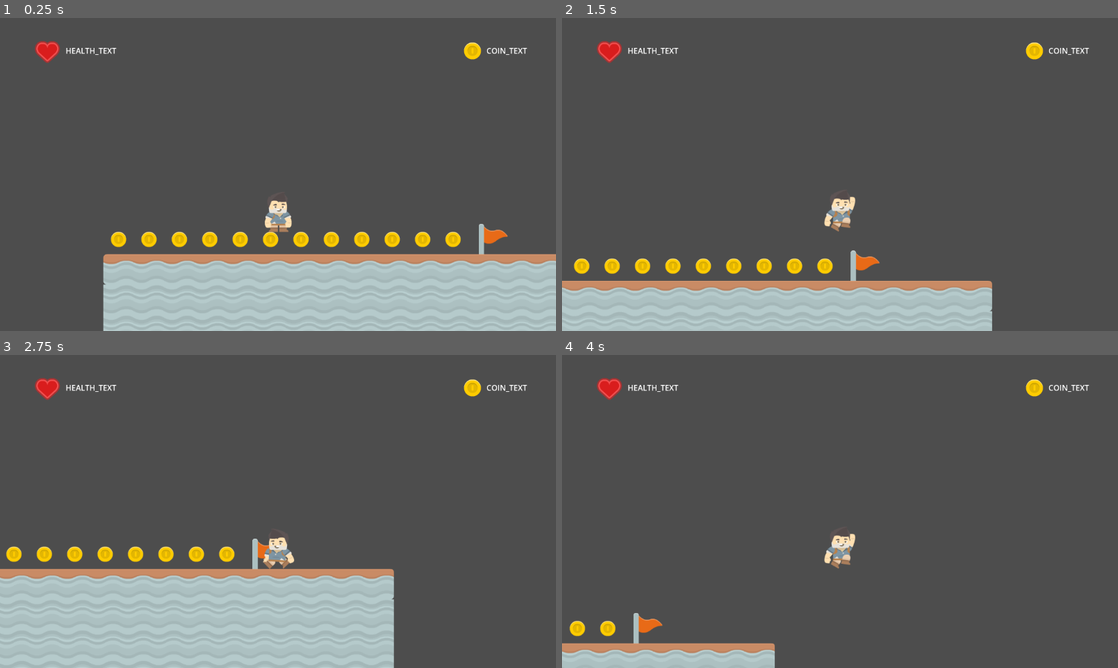
Above: before the commit, frames 1-4 (two rows, left to right).
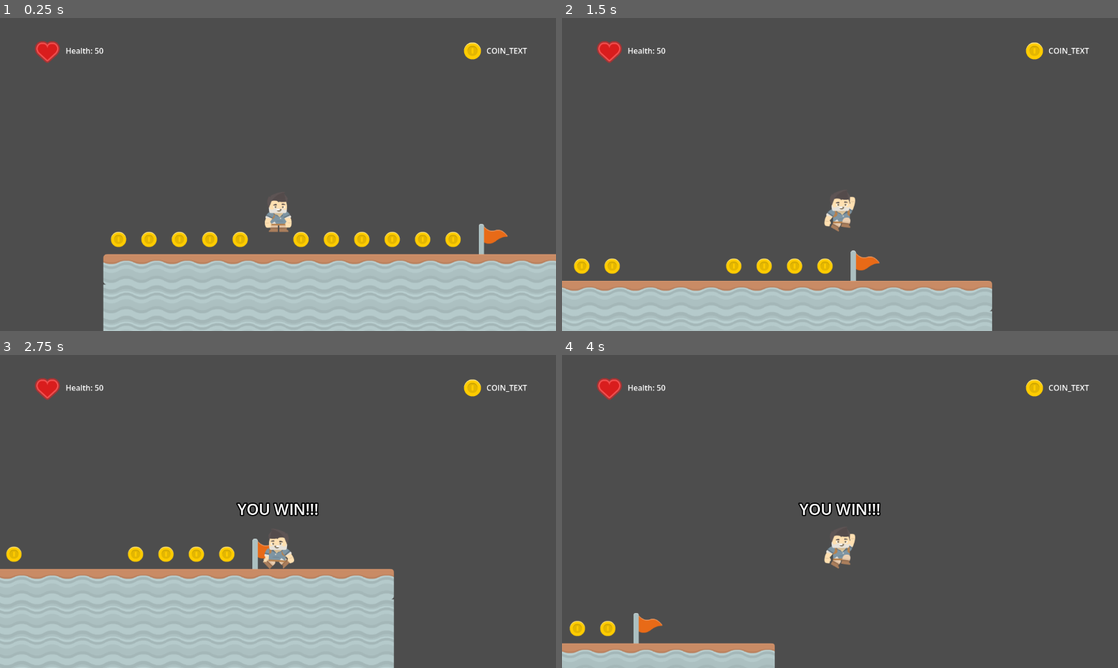
Above: after the commit, the same moments.

Repository: CBKain23/godotprojectplayground
Game: Godot game, scene res://levels/test_flag_stage.tscn
Same seed, same stepped clock (60 frames per second), same inputs: the game is played once before the commit and once after it. This scene is started directly instead of the project's main scene.
Inputs:
- Up to frame 1 (0.25 s): no input
- Up to frame 2 (1.5 s): hold Right (move_right) from 0.53 s (still down); tap Space (jump) at 0.77 s
- Up to frame 3 (2.75 s): tap Space (jump) at 1.52 s; release Right (move_right) at 2.03 s; hold Left (move_left) from 2.03 s (still down)
- Up to frame 4 (4 s): release Left (move_left) at 2.78 s; hold Right (move_right) from 2.78 s (still down); tap Space (jump) at 3.02, 3.77 s

The runs differ from the first frame. In frame 1, 0.2% of the frame differs, in the area x 12-51%, y 9-74%; in frame 2, 0.4%; in frame 3, 0.9%, in the area x 6-58%, y 9-67%; in frame 4, 0.6%.
Error before the commit: Invalid access to property or key 'points' on a base object of type 'Nil'. (res://scripts/p_hud.gd:21)

Commit message:
Trying to change how loading levels works

Diff:
--- a/game objects/game_manager.tscn
+++ b/game objects/game_manager.tscn
@@ -3,12 +3,17 @@
 [ext_resource type="Script" uid="uid://dymq4l67v7lro" path="res://scripts/game_manager.gd" id="1_5vyem"]
 [ext_resource type="PackedScene" uid="uid://ddyxt1rwmgkuk" path="res://game objects/point_system.tscn" id="3_17rfg"]
 [ext_resource type="PackedScene" uid="uid://ckg5dsigg8bue" path="res://sounds/sound_system.tscn" id="3_76e68"]
+[ext_resource type="PackedScene" uid="uid://cuw7ik57mx48c" path="res://levels/level_manager.tscn" id="4_17rfg"]
 
-[node name="GameManager" type="Node" unique_id=1030829118 node_paths=PackedStringArray("sound", "points")]
+[node name="GameManager" type="Node" unique_id=1030829118 node_paths=PackedStringArray("sound", "points", "level")]
 script = ExtResource("1_5vyem")
 sound = NodePath("SoundSystem")
 points = NodePath("PointSystem")
+level = NodePath("LevelManager")
 
 [node name="PointSystem" parent="." unique_id=711780399 instance=ExtResource("3_17rfg")]
 
 [node name="SoundSystem" parent="." unique_id=1675318178 instance=ExtResource("3_76e68")]
+
+[node name="LevelManager" parent="." unique_id=765872877 instance=ExtResource("4_17rfg")]
+level = 1
--- a/levels/level_manager.tscn
+++ b/levels/level_manager.tscn
@@ -1,8 +1,33 @@
 [gd_scene format=3 uid="uid://cuw7ik57mx48c"]
 
 [ext_resource type="Script" uid="uid://4uw0njr6x3ry" path="res://scripts/level_manager.gd" id="1_hvuti"]
+[ext_resource type="PackedScene" uid="uid://bn3d83p6ojjfa" path="res://levels/2d_playground_space.tscn" id="2_k4541"]
 [ext_resource type="PackedScene" uid="uid://cxkwojq8evfm3" path="res://levels/test_flag_stage.tscn" id="3_k4541"]
+[ext_resource type="Script" uid="uid://dblv6qgfbfout" path="res://scripts/main_menu.gd" id="4_6qk6f"]
+[ext_resource type="PackedScene" uid="uid://cni1y5uyx8mki" path="res://game objects/game_manager.tscn" id="5_fa8ul"]
+
+[sub_resource type="LabelSettings" id="LabelSettings_gl0q7"]
+font_size = 45
+outline_size = 19
+outline_color = Color(0, 0, 0, 1)
+
+[sub_resource type="PackedScene" id="PackedScene_3uyut"]
+_bundled = {
+"conn_count": 2,
+"conns": PackedInt32Array(3, 0, 36, 35, 2, 0, 0, 4, 0, 36, 37, 2, 0, 0),
+"editable_instances": [],
+"id_paths": [],
+"names": PackedStringArray("MainMenu", "script", "manager", "scene", "month", "day", "year", "CanvasLayer", "MainControl", "layout_mode", "anchors_preset", "anchor_right", "anchor_bottom", "grow_horizontal", "grow_vertical", "Control", "TitleText", "anchor_left", "offset_left", "offset_top", "offset_right", "offset_bottom", "text", "label_settings", "Label", "StartGame", "anchor_top", "theme_override_font_sizes/font_size", "Button", "ExitGame", "BuildDate", "unique_name_in_owner", "horizontal_alignment", "vertical_alignment", "GameManager", "_on_start_game_pressed", "pressed", "_on_exit_game_pressed"),
+"node_count": 7,
+"node_ids": PackedInt32Array(1066006091, 1976934822, 373506955, 1261328497, 1351893815, 1213844009, 1030829118),
+"node_paths": [],
+"nodes": PackedInt32Array(-1, -1, 7, 0, -1, 6, 1, 0, 1073741826, 1, 3, 2, 4, 3, 5, 4, 6, 5, 0, 0, 0, 15, 8, -1, 6, 9, 6, 10, 7, 11, 8, 12, 8, 13, 3, 14, 3, 0, 1, 0, 24, 16, -1, 11, 9, 9, 10, 10, 17, 11, 11, 11, 18, 12, 19, 13, 20, 14, 21, 15, 13, 3, 22, 16, 23, 17, 0, 1, 0, 28, 25, -1, 14, 9, 9, 10, 18, 17, 11, 26, 11, 11, 11, 12, 11, 18, 19, 19, 20, 20, 21, 21, 22, 13, 3, 14, 3, 27, 23, 22, 24, 0, 1, 0, 28, 29, -1, 14, 9, 9, 10, 18, 17, 11, 26, 11, 11, 11, 12, 11, 18, 19, 19, 25, 20, 21, 21, 26, 13, 3, 14, 3, 27, 27, 22, 28, 0, 1, 0, 24, 30, -1, 16, 31, 29, 9, 9, 10, 6, 17, 8, 26, 8, 11, 8, 12, 8, 18, 30, 19, 31, 20, 32, 21, 33, 13, 34, 14, 34, 22, 35, 32, 3, 33, 3, 0, 0, 0, 2147483647, 34, 36, 0, 0),
+"variants": [ExtResource("4_6qk6f"), NodePath("GameManager"), ExtResource("2_k4541"), 2, 10, null, 3, 15, 1.0, 1, 5, 0.5, -112.0, 80.0, 126.0, 129.0, "2D Platformer", SubResource("LabelSettings_gl0q7"), 8, -96.0, -108.0, 96.0, -45.0, 25, "Start Game", 12.0, 76.0, 20, "Exit Game", true, -296.0, -104.0, -87.0, -32.0, 0, "Build Date", ExtResource("5_fa8ul")],
+"version": 3
+}
 
 [node name="LevelManager" type="Node" unique_id=765872877]
 script = ExtResource("1_hvuti")
+baseLevel = ExtResource("2_k4541")
 testFlagLevel = ExtResource("3_k4541")
+mainMenuScene = SubResource("PackedScene_3uyut")
--- a/levels/test_flag_stage.tscn
+++ b/levels/test_flag_stage.tscn
@@ -3,7 +3,7 @@
 [ext_resource type="TileSet" uid="uid://cmm5husvii1uw" path="res://resources/TileMapSet.tres" id="1_rp2y6"]
 [ext_resource type="PackedScene" uid="uid://1g074344nc3p" path="res://game objects/character.tscn" id="2_878dg"]
 [ext_resource type="TileSet" uid="uid://spa4o6qc6kci" path="res://resources/CollectileTileSet.tres" id="2_ipvht"]
-[ext_resource type="PackedScene" uid="uid://cmms8faix0y6i" path="res://game objects/end_game_flag.tscn" id="4_h5074"]
+[ext_resource type="PackedScene" uid="uid://cni1y5uyx8mki" path="res://game objects/game_manager.tscn" id="4_h5074"]
 
 [node name="TestFlagStage" type="Node2D" unique_id=60959768]
 
@@ -19,19 +19,18 @@
 position = Vector2(962, 312)
 game_manager = NodePath("../GameManager")
 
-[node name="GameManager" parent="." unique_id=1030829118 node_paths=PackedStringArray("playerChar") instance=ExtResource("4_h5074")]
-playerChar = NodePath("../Character")
+[node name="GameManager" parent="." unique_id=1030829118 instance=ExtResource("4_h5074")]
 
 [connection signal="body_entered" from="TileMapLayer/EndGameFlag" to="TileMapLayer/EndGameFlag" method="_on_body_entered"]
 [connection signal="area_entered" from="TileMapLayer2/Coin" to="TileMapLayer2/Coin" method="_on_area_entered"]
-[connection signal="area_entered" from="TileMapLayer2/@Area2D@25079" to="TileMapLayer2/@Area2D@25079" method="_on_area_entered"]
-[connection signal="area_entered" from="TileMapLayer2/@Area2D@25080" to="TileMapLayer2/@Area2D@25080" method="_on_area_entered"]
-[connection signal="area_entered" from="TileMapLayer2/@Area2D@25081" to="TileMapLayer2/@Area2D@25081" method="_on_area_entered"]
-[connection signal="area_entered" from="TileMapLayer2/@Area2D@25082" to="TileMapLayer2/@Area2D@25082" method="_on_area_entered"]
-[connection signal="area_entered" from="TileMapLayer2/@Area2D@25083" to="TileMapLayer2/@Area2D@25083" method="_on_area_entered"]
-[connection signal="area_entered" from="TileMapLayer2/@Area2D@25084" to="TileMapLayer2/@Area2D@25084" method="_on_area_entered"]
-[connection signal="area_entered" from="TileMapLayer2/@Area2D@25085" to="TileMapLayer2/@Area2D@25085" method="_on_area_entered"]
-[connection signal="area_entered" from="TileMapLayer2/@Area2D@25086" to="TileMapLayer2/@Area2D@25086" method="_on_area_entered"]
-[connection signal="area_entered" from="TileMapLayer2/@Area2D@25087" to="TileMapLayer2/@Area2D@25087" method="_on_area_entered"]
-[connection signal="area_entered" from="TileMapLayer2/@Area2D@25088" to="TileMapLayer2/@Area2D@25088" method="_on_area_entered"]
-[connection signal="area_entered" from="TileMapLayer2/@Area2D@25089" to="TileMapLayer2/@Area2D@25089" method="_on_area_entered"]
+[connection signal="area_entered" from="TileMapLayer2/@Area2D@57743" to="TileMapLayer2/@Area2D@57743" method="_on_area_entered"]
+[connection signal="area_entered" from="TileMapLayer2/@Area2D@57744" to="TileMapLayer2/@Area2D@57744" method="_on_area_entered"]
+[connection signal="area_entered" from="TileMapLayer2/@Area2D@57745" to="TileMapLayer2/@Area2D@57745" method="_on_area_entered"]
+[connection signal="area_entered" from="TileMapLayer2/@Area2D@57746" to="TileMapLayer2/@Area2D@57746" method="_on_area_entered"]
+[connection signal="area_entered" from="TileMapLayer2/@Area2D@57747" to="TileMapLayer2/@Area2D@57747" method="_on_area_entered"]
+[connection signal="area_entered" from="TileMapLayer2/@Area2D@57748" to="TileMapLayer2/@Area2D@57748" method="_on_area_entered"]
+[connection signal="area_entered" from="TileMapLayer2/@Area2D@57749" to="TileMapLayer2/@Area2D@57749" method="_on_area_entered"]
+[connection signal="area_entered" from="TileMapLayer2/@Area2D@57750" to="TileMapLayer2/@Area2D@57750" method="_on_area_entered"]
+[connection signal="area_entered" from="TileMapLayer2/@Area2D@57751" to="TileMapLayer2/@Area2D@57751" method="_on_area_entered"]
+[connection signal="area_entered" from="TileMapLayer2/@Area2D@57752" to="TileMapLayer2/@Area2D@57752" method="_on_area_entered"]
+[connection signal="area_entered" from="TileMapLayer2/@Area2D@57753" to="TileMapLayer2/@Area2D@57753" method="_on_area_entered"]
--- a/scripts/level_manager.gd
+++ b/scripts/level_manager.gd
@@ -1,23 +1,41 @@
 extends Node
 
-@export var baseLevel1 : PackedScene
+@export var baseLevel : PackedScene
 @export var testFlagLevel : PackedScene
+@export var mainMenuScene : PackedScene
 
-const mainMenu : String = "Main Menu"
-const baseLevel : String = "Base Level"
-const testLevel : String = "Test Level"
 
-@export_enum(baseLevel, testLevel) var levelSelect : String
-var level_dict = {baseLevel : baseLevel, testLevel : testFlagLevel }
+enum LevelSelect {BaseLevel, TestLevel, MainMenuLevel}
+@export var level : LevelSelect
+
+@export var dict : Dictionary
+
+@onready var level_dict : Dictionary[LevelSelect, PackedScene] = {
+	LevelSelect.BaseLevel : baseLevel,
+	LevelSelect.TestLevel : testFlagLevel,
+	LevelSelect.MainMenuLevel : mainMenuScene,
+
+	}
+
+#@export_enum(baseLevel, testLevel, mainMenu) var levelSelect : String
+
+
+#var level_dict = {mainMenu : mainMenuScene, baseLevel : baseLevel, testLevel : testFlagLevel}
+
+
+#var levelSelected : PackedScene = level_dict[levelSelect]
+
+
 
 # Called when the node enters the scene tree for the first time.
 func _ready() -> void:
-	pass # Replace with function body.
+	pass
 
-func changeLevel(level : PackedScene):
-	level.instantiate()
-	get_tree().change_scene_to_packed(level)
 
+func changeLevel():
+
+	var scene = level_dict.get(level)
+	get_tree().change_scene_to_packed(baseLevel)
 
 # Called every frame. 'delta' is the elapsed time since the previous frame.
 func _process(delta: float) -> void:
--- a/scripts/main_menu.gd
+++ b/scripts/main_menu.gd
@@ -9,14 +9,7 @@
 @export var year : int = 2026
 
 @onready var build : Label = %BuildDate
-@onready var level : Level
 
-const mainMenu : String = "Main Menu"
-const baseLevel : String = "Base Level"
-const testLevel : String = "Test Level"
-
-@export_enum(baseLevel, testLevel) var levelSelect : String
-#var level_dict = {baseLevel : level.baseLevel, testLevel : level.testFlagLevel }
 
 # Called when the node enters the scene tree for the first time.
 func _ready() -> void:
@@ -35,6 +28,9 @@
 func _on_start_game_pressed() -> void:
 
 	manager.sound.stopMusic()
+	#get_tree().change_scene_to_packed(manager.level.level_dict[manager.level.level])
+	#get_tree().change_scene_to_packed(manager.level.level_dict[manager.level])
+
 	get_tree().change_scene_to_packed(scene)
 
 
--- a/scripts/p_hud.gd
+++ b/scripts/p_hud.gd
@@ -18,5 +18,5 @@
 # Called every frame. 'delta' is the elapsed time since the previous frame.
 func _process(delta: float) -> void:
 
-	coinText.text = "Coin: " + str(player.game_manager.points.getPoints())
+	#coinText.text = "Coin: " + str(player.game_manager.points.getPoints())
 	healthText.text = "Health: " + str(player.get_node("%HealthComponent").getHealth())
--- a/ui/main_menu.tscn
+++ b/ui/main_menu.tscn
@@ -15,6 +15,7 @@
 scene = ExtResource("2_wk0pr")
 month = 2
 day = 10
+year = null
 
 [node name="MainControl" type="Control" parent="." unique_id=1976934822]
 layout_mode = 3
